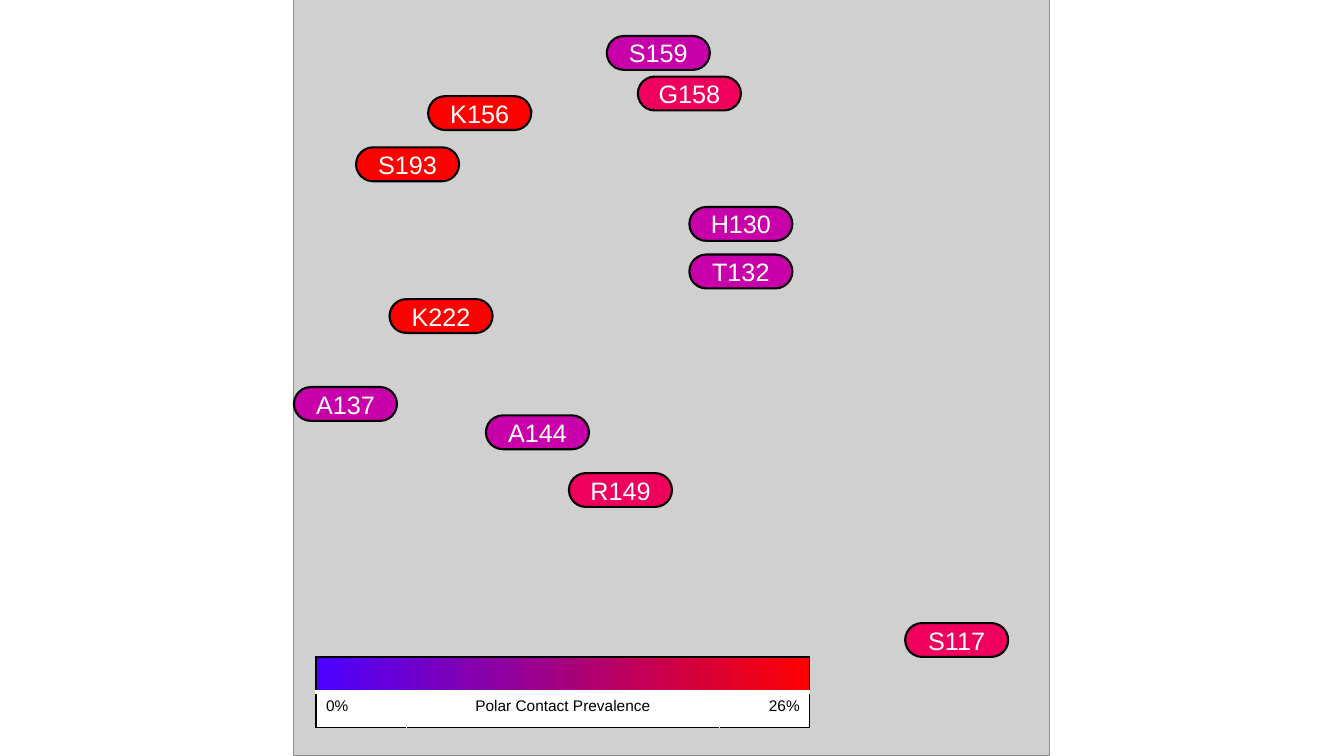
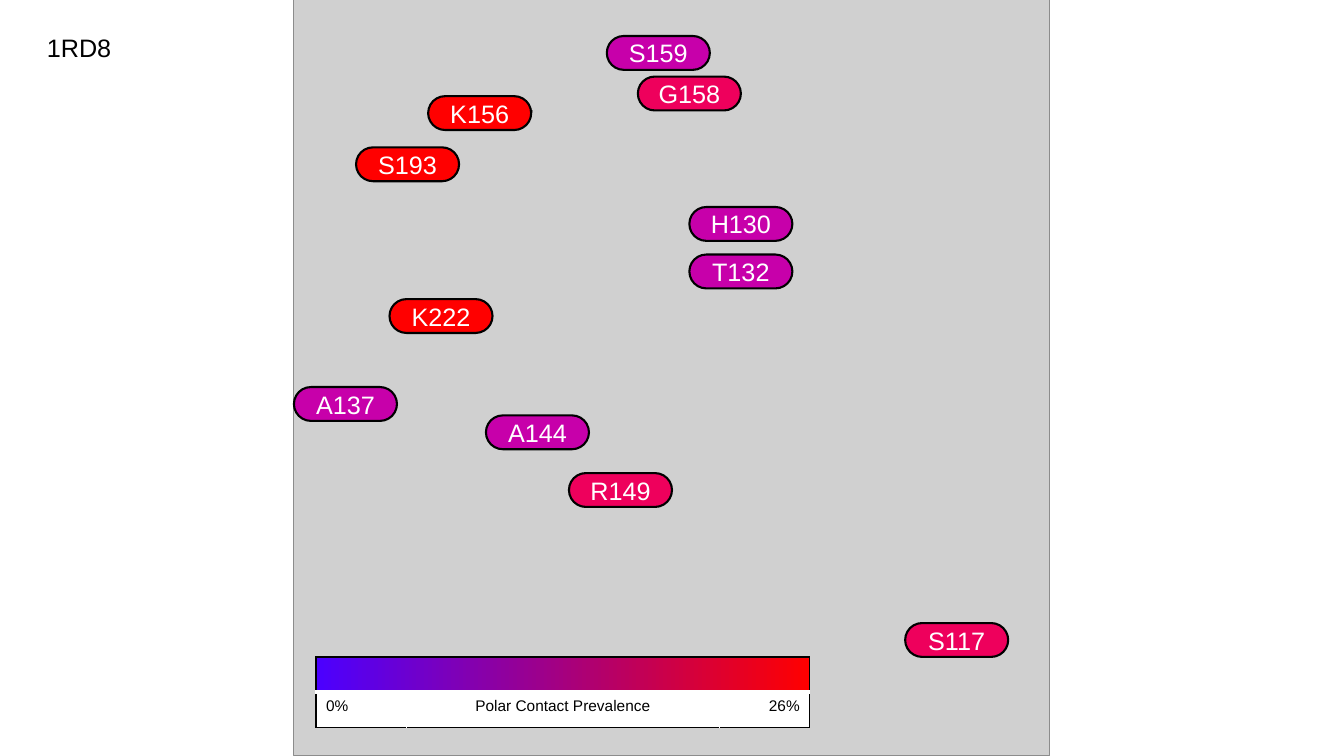
Before and after one commit to colbyford/Influenza_H5-Antibody_Predictions, a slide deck: slide 1 of figures/structures/protein_structure_figures.pptx. Drawn at 1344x756 pixels with LibreOffice and Linux fonts; fonts in the diff are those of the drawing; grey boxes stand for pictures; background and template pictures are left out. Boxes give left, top, right and bottom in pixels: in the first picture for what was removed or moved away, otherwise in the second. Text is boxed around its words. In the diff, an @@ line names an element or a change of style, - is before the commit and + after.

```diff
--- a/figures/structures/protein_structure_figures.pptx
+++ b/figures/structures/protein_structure_figures.pptx
@@ text added at (x1=47, y1=39, x2=111, y2=58), 18 pt, text #000000 @@
+1RD8
```
Also in this commit, not shown: 1 slide added, 5 other files.
